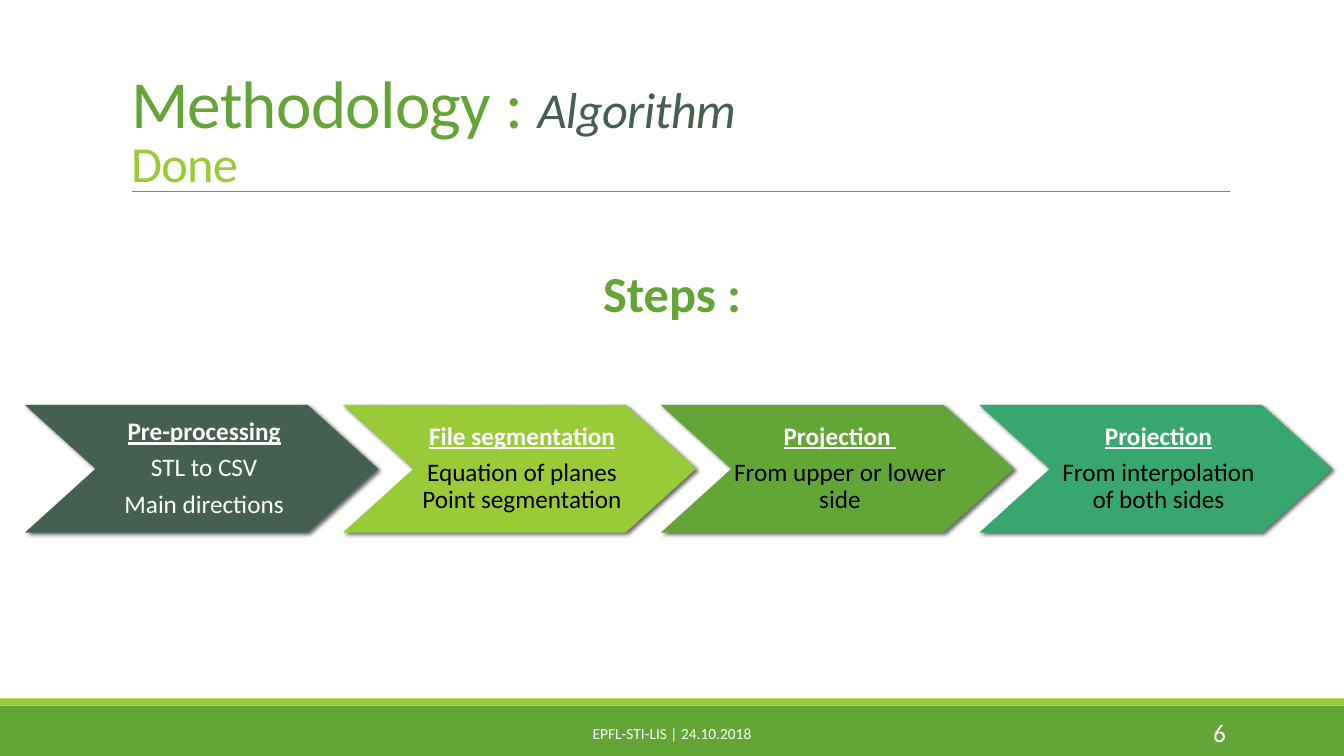
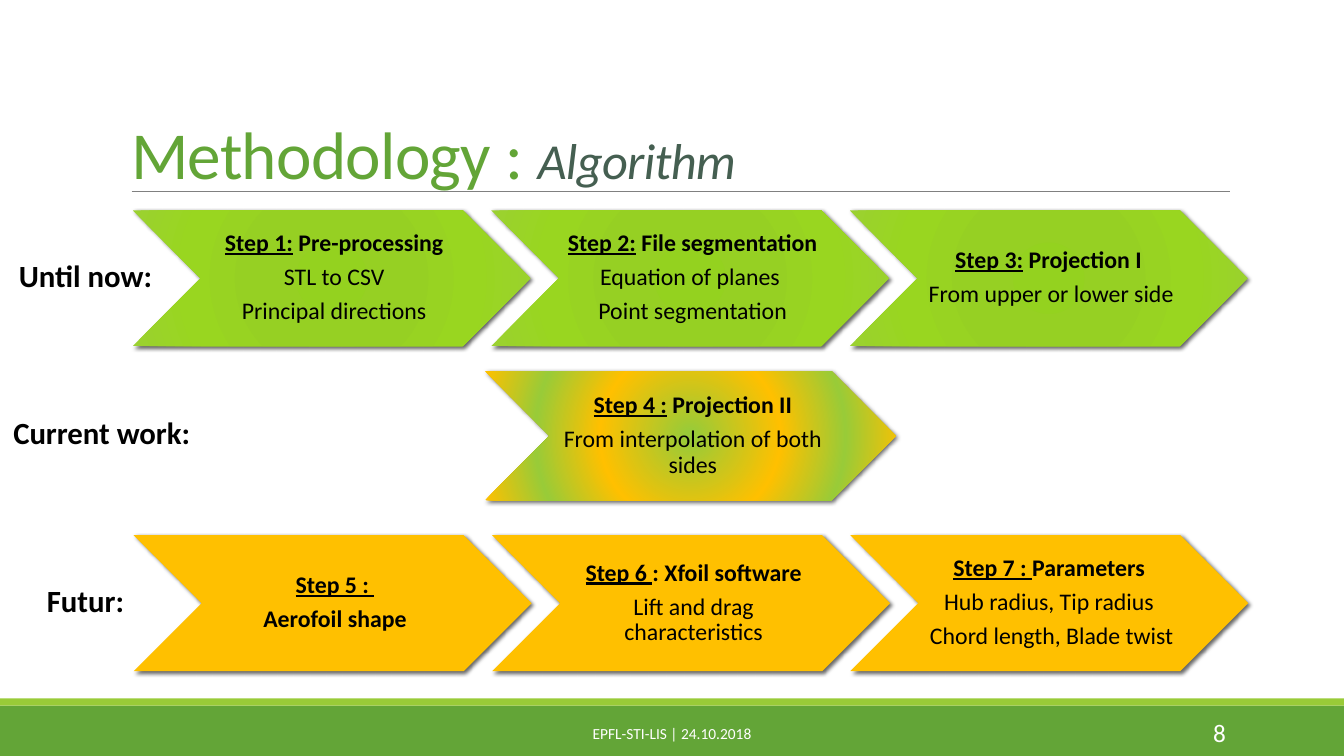
Before and after one commit to PaulineMauryL/PropellerProject, a slide deck: slide 8 of MIDTERM.pptx (slide 6 before the commit). Drawn at 1344x756 pixels with LibreOffice and Linux fonts; fonts in the diff are those of the drawing. Boxes give left, top, right and bottom in pixels: in the first picture for what was removed or moved away, otherwise in the second. Text is boxed around its words. In the diff, an @@ line names an element or a change of style, - is before the commit and + after.

```diff
--- a/MIDTERM.pptx
+++ b/MIDTERM.pptx
@@ title at [131, 132, 736, 192]: text changed; size 36 to 48 pt @@
-Methodology : Algorithm
-Done
+Methodology : Algorithm
@@ text added at [19, 265, 152, 288], 22 pt, text #000000, bold @@
+Until now:
@@ group added at [133, 211, 1248, 347]: 3 chevrons, 3 texts @@
+Step 1: Pre-processing
+STL to CSV
+Principal directions
+Step 2: File segmentation
+Equation of planes
+Point segmentation
+Step 3: Projection I
+From upper or lower side
@@ text removed at [603, 279, 716, 320] @@
-Steps :
@@ chevron added at [485, 371, 896, 500], fill gradient #99CB38 to #FFC000 @@
@@ text added at [564, 393, 822, 473], 17 pt, text #000000 @@
+Step 4 : Projection II
+From interpolation of both sides
@@ group removed at [25, 405, 1332, 533]: 4 freeform shapes @@
-Pre-processing
-STL to CSV
-Main directions
-File segmentation
-Equation of planes Point segmentation
-Projection
-From upper or lower side
-Projection
-From interpolation of both sides
@@ text added at [13, 422, 190, 445], 22 pt, text #000000, bold @@
+Current work:
@@ group added at [133, 535, 1249, 671]: 3 chevrons, 3 texts @@
+Step 5 :
+Aerofoil shape
+Step 6 : Xfoil software
+Lift and drag characteristics
+Step 7 : Parameters
+Hub radius, Tip radius
+Chord length, Blade twist
@@ text added at [47, 592, 124, 613], 22 pt, text #000000, bold @@
+Futur:
@@ page number at [1213, 725, 1226, 742]: text changed @@
-6
+8
```
Also in this commit, not shown: 10 other slides changed, 3 slides added, 1 slide removed.
